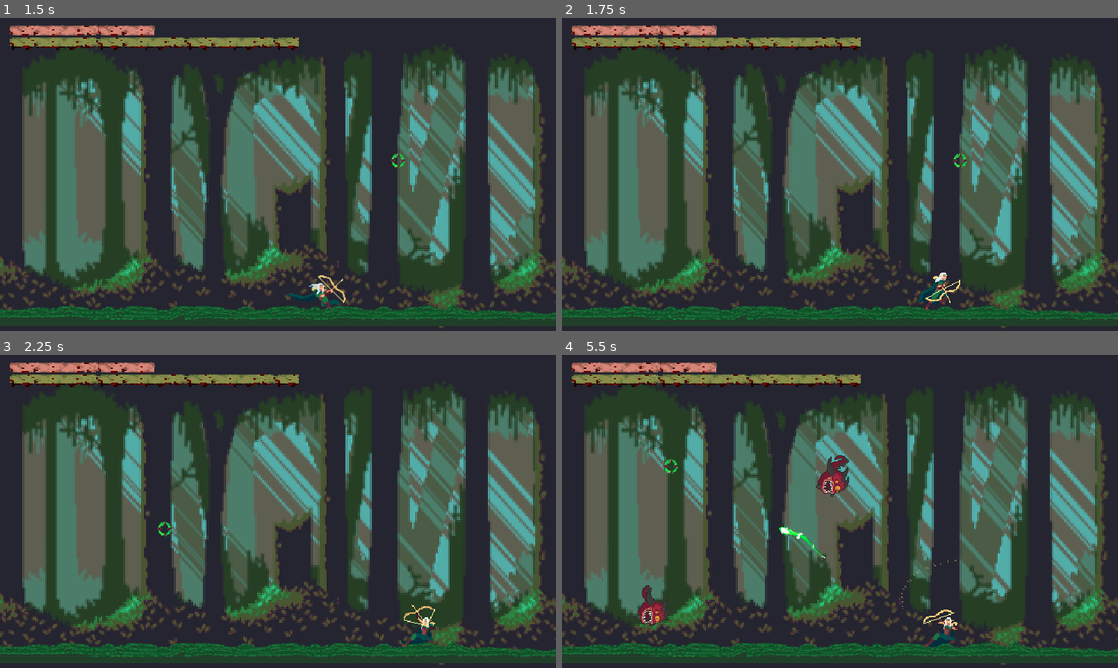
Above: before the commit, frames 1-4 (two rows, left to right).
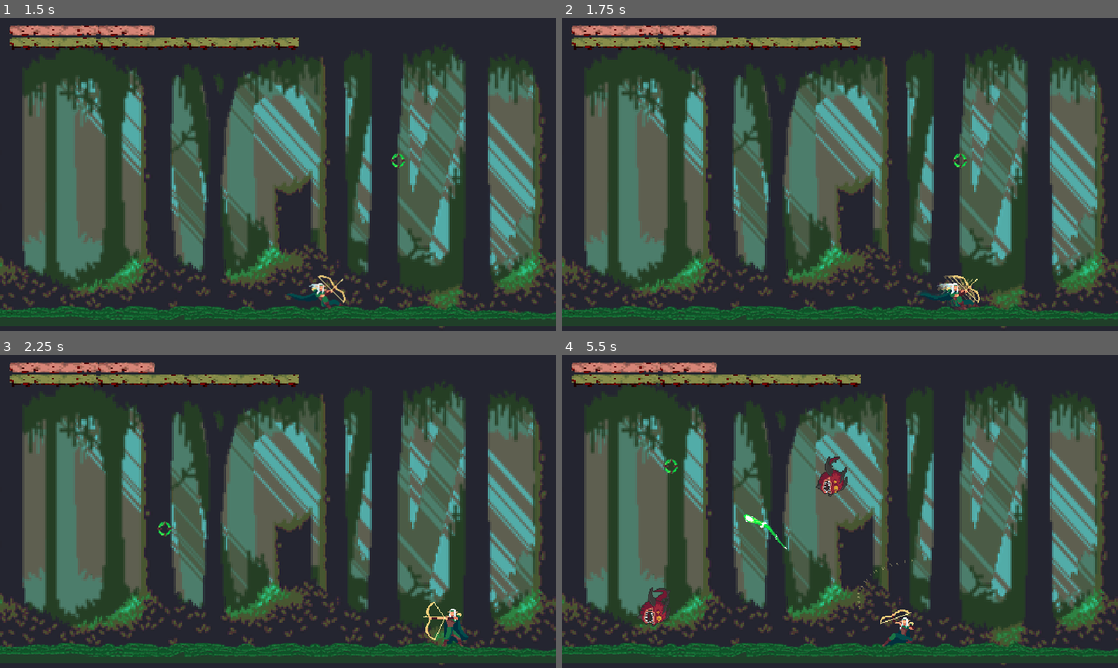
Above: after the commit, the same moments.

Repository: dcrespo3d/GGJ2023
Game: Godot game, scene res://EscenaMainMenu.tscn
Two runs of this game, one before a commit and one after it. Both use one fixed random seed, a clock stepped at 60 frames per second and the inputs below.
Inputs (mouse positions are in pixels of both pictures, inside the frame that each line leads up to):
- Up to frame 1 (1.5 s): click "Start" at 0.5 s; move the mouse to (400, 158) at 1.27 s; hold Right (ui_right) from 1.28 s (still down); tap Space (dash_key) at 1.35 s
- Up to frame 2 (1.75 s): keep holding Right (ui_right); click (962, 158) at 1.55 s
- Up to frame 3 (2.25 s): move the mouse to (166, 527) at 2.02 s; release Right (ui_right) at 2.03 s; hold Left (ui_left) from 2.03 s (still down); click (166, 527) at 2.1 s
- Up to frame 4 (5.5 s): tap Space (dash_key) at 2.3, 2.85, 3.8, 4.35, 5.3 s; move the mouse to (895, 442) at 2.77 s; release Left (ui_left) at 2.78 s; hold Right (ui_right) 2.78-3.53 s; click (895, 442) at 3.05 s; move the mouse to (812, 574) at 3.52 s; hold Up (ui_up) 3.53-4.28 s; click (812, 574) at 3.6 s; move the mouse to (1006, 558) at 4.27 s; hold Left (ui_left) from 4.28 s (still down); click (1006, 558) at 4.55 s; move the mouse to (673, 464) at 5.02 s; click (673, 464) at 5.1 s

Frame 1 is identical in both runs. In frame 2, 0.7% of the frame differs, in the area x 63-76%, y 81-94%; in frame 3, 0.7%; in frame 4, 1.6%, in the area x 13-72%, y 32-94%.

Commit message:
ammo a medio hacer

Diff:
--- a/Enemy_01.tscn
+++ b/Enemy_01.tscn
@@ -133,7 +133,6 @@
 rotation = 1.5708
 frames = SubResource( 25 )
 animation = "Idle"
-frame = 4
 speed_scale = 2.0
 playing = true
 
--- a/EscenaMain.tscn
+++ b/EscenaMain.tscn
@@ -72,7 +72,6 @@
 position = Vector2( 315, 271 )
 maxHealth = 250
 currentHealth = 250
-dash_Duration = 35
 dashcooldown = 0.1
 dashrecoveryspeed = 0.57
 dashstalerate = 0.5
--- a/Player.gd
+++ b/Player.gd
@@ -12,7 +12,7 @@
 
 # Called when the node enters the scene tree for the first time.
 func _ready():
-	ammo = ammo_max # Replace with function body.
+	ammo_current = ammo_max # Replace with function body.
 
 export var walkspeed = 300
 export var maxHealth = 10
@@ -20,17 +20,17 @@
 export var heal = 1
 export var inmunity = false
 export var ammo_max = 8
-var ammo = 8
+var ammo_current = 8
 
 export var jumpspeed = -500
 export var fallacc = 1000
 var velocity = Vector2.ZERO
 var isonfloor = false
 
-export (int) var dash_Speed = 1000
-export var minDash_Speed = 250
-export var dash_Duration = 70
-export var mindash_Duration = 10
+export (int) var Dash_Speed1 = 1000
+export var minDash_Speed1 = 250
+export var dash_Duration1 = 70
+export var mindash_Duration1 = 10
 export var dashcooldown = 0.2
 export var dashrecoveryspeed = 0.2
 export var dashstalerate = 0.8
@@ -45,7 +45,7 @@
 var dashcool = 0
 var landing = false
 var dashlength = 20
-var dash_Speedtemp = 1000
+var Dash_Speed1temp = 1000
 var dashstale = 1
 var lookleft = false
 enum {NORMAL, SUCK, SHOOT, HIT, DEAD, JUMP, DASH}
@@ -87,6 +87,8 @@
 
 		_takeHit(10)
 
+	print(ammo_current)
+
 	match (state):
 		NORMAL: process_normal(delta)
 		SUCK: process_suck(delta)
@@ -94,7 +96,7 @@
 		HIT: process_hit(delta)
 		DEAD: process_dead(delta)
 		JUMP: process_jump(delta)
-		DASH: process_dash(delta, dash_Duration)
+		DASH: process_dash(delta, dash_Duration1)
 
 	if lookleft:
 		$AnimatedSprite.flip_h = true
@@ -140,7 +142,7 @@
 	isonfloor = oldyvelocity!=velocity.y
 
 	if Input.is_action_just_pressed("dash_key"):
-		dash(delta, dash_Duration)
+		dash(delta, dash_Duration1)
 
 	if velocity.y != 0:
 		state = JUMP
@@ -176,7 +178,10 @@
 func process_shoot(delta):
 	if $AnimatedSprite.frame == 3:
 		if projectile == null:
+			ammo_current = ammo_current - 1
 			instance_projectile()
+
+			print("hola")
 	elif $AnimatedSprite.frame == 7:
 		state = NORMAL
 #	print("$AnimatedSprite.animation:", $AnimatedSprite.animation)
@@ -209,7 +214,7 @@
 		velocity.x = walkspeed
 		lookleft = false
 	if Input.is_action_just_pressed("dash_key"):
-		dash(delta, dash_Duration)
+		dash(delta, dash_Duration1)
 
 
 	if velocity.y > 0:
@@ -231,31 +236,31 @@
 
 	return
 
-func process_dash(delta, dash_Duration):
+func process_dash(delta, dash_Duration1):
 	$AnimatedSprite.animation = "Dash"
 	dashlength = dashlength-1
 	if dashlength > 0:
 		if lookleft:
-			velocity.x = -dash_Speedtemp
+			velocity.x = -Dash_Speed1temp
 			velocity = move_and_slide(velocity, Vector2.UP)
 			dashlength = dashlength - 1
 		else:
-			velocity.x = dash_Speedtemp
+			velocity.x = Dash_Speed1temp
 			velocity = move_and_slide(velocity, Vector2.UP)
 			dashlength = dashlength - 1
 	else:
-		dashlength = dash_Duration
+		dashlength = dash_Duration1
 		state = NORMAL
 		dashcool = dashcooldown
 
 	return
 
-func dash(delta, dash_Duration):
+func dash(delta, dash_Duration1):
 	if dashcool <= 0:
-		dashlength = dash_Duration # * dashstale
-		dash_Speedtemp = dash_Speed * dashstale
-		if dashlength < mindash_Duration:
-			dashlength = mindash_Duration
+		dashlength = dash_Duration1 # * dashstale
+		Dash_Speed1temp = Dash_Speed1 * dashstale
+		if dashlength < mindash_Duration1:
+			dashlength = mindash_Duration1
 
 		dashstale = dashstale * dashstalerate
 		state = DASH
--- a/Player.tscn
+++ b/Player.tscn
@@ -1,10 +1,7 @@
-[gd_scene load_steps=9 format=2]
+[gd_scene load_steps=6 format=2]
 
 [ext_resource path="res://PlayerSpriteFrames.tres" type="SpriteFrames" id=1]
 [ext_resource path="res://Projectile.tscn" type="PackedScene" id=2]
-[ext_resource path="res://Art/SFX/Escenas/SFX Dash.tscn" type="PackedScene" id=3]
-[ext_resource path="res://Art/SFX/Escenas/SFX Jump.tscn" type="PackedScene" id=4]
-[ext_resource path="res://Art/SFX/Escenas/SFX Heal.tscn" type="PackedScene" id=5]
 [ext_resource path="res://Player.gd" type="Script" id=88]
 
 [sub_resource type="CapsuleShape2D" id=3]
@@ -16,9 +13,6 @@
 [node name="Player" type="KinematicBody2D"]
 script = ExtResource( 88 )
 Projectile = ExtResource( 2 )
-SFXDash = ExtResource( 3 )
-SFXJump = ExtResource( 4 )
-SFXHeal = ExtResource( 5 )
 walkspeed = 500
 jumpspeed = -900
 fallacc = 3000
--- a/project.godot
+++ b/project.godot
@@ -55,6 +55,11 @@
 , Object(InputEventKey,"resource_local_to_scene":false,"resource_name":"","device":0,"alt":false,"shift":false,"control":false,"meta":false,"command":false,"pressed":false,"scancode":83,"physical_scancode":0,"unicode":0,"echo":false,"script":null)
  ]
 }
+dash_key={
+"deadzone": 0.5,
+"events": [ Object(InputEventKey,"resource_local_to_scene":false,"resource_name":"","device":0,"alt":false,"shift":false,"control":false,"meta":false,"command":false,"pressed":false,"scancode":0,"physical_scancode":32,"unicode":0,"echo":false,"script":null)
+ ]
+}
 shoot={
 "deadzone": 0.5,
 "events": [ Object(InputEventMouseButton,"resource_local_to_scene":false,"resource_name":"","device":0,"alt":false,"shi …(212 unchanged characters)…
@@ -85,11 +90,6 @@
 "events": [ Object(InputEventKey,"resource_local_to_scene":false,"resource_name":"","device":0,"alt":false,"shift":false,"control":false,"meta":false,"command":false,"pressed":false,"scancode":53,"physical_scancode":0,"unicode":0,"echo":false,"script":null)
  ]
 }
-dash_key={
-"deadzone": 0.5,
-"events": [ Object(InputEventKey,"resource_local_to_scene":false,"resource_name":"","device":0,"alt":false,"shift":false,"control":false,"meta":false,"command":false,"pressed":false,"scancode":0,"physical_scancode":32,"unicode":0,"echo":false,"script":null)
- ]
-}
 debug6={
 "deadzone": 0.5,
 "events": [ Object(InputEventKey,"resource_local_to_scene":false,"resource_name":"","device":0,"alt":false,"shift":false,"control":false,"meta":false,"command":false,"pressed":false,"scancode":54,"physical_scancode":0,"unicode":0,"echo":false,"script":null)
Not shown: 1 places in Enemy_01.tscn that only renumber resources
